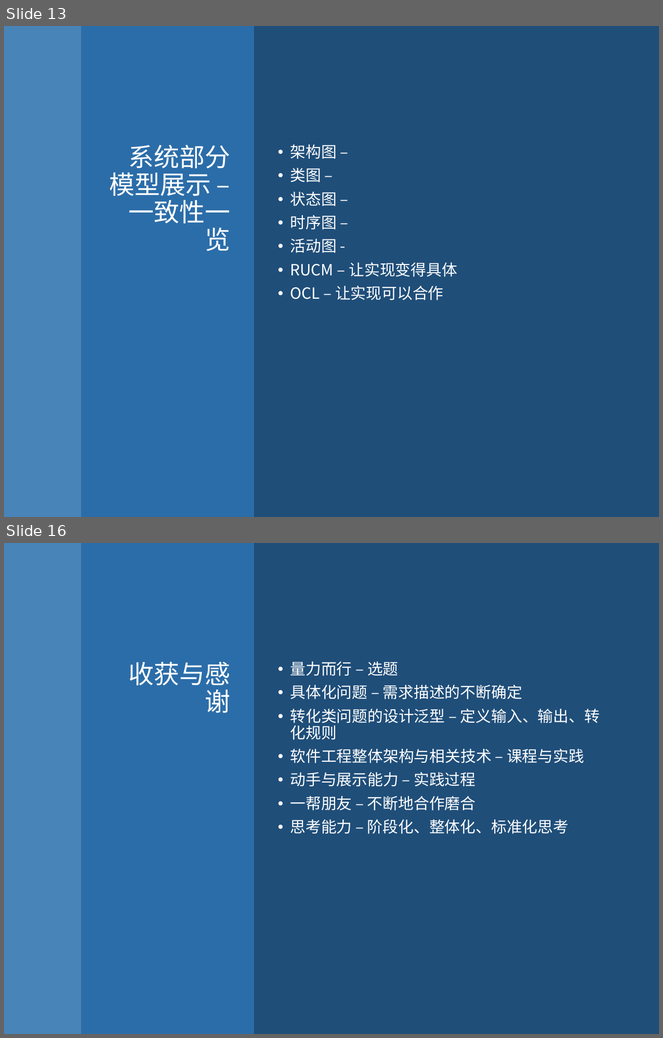
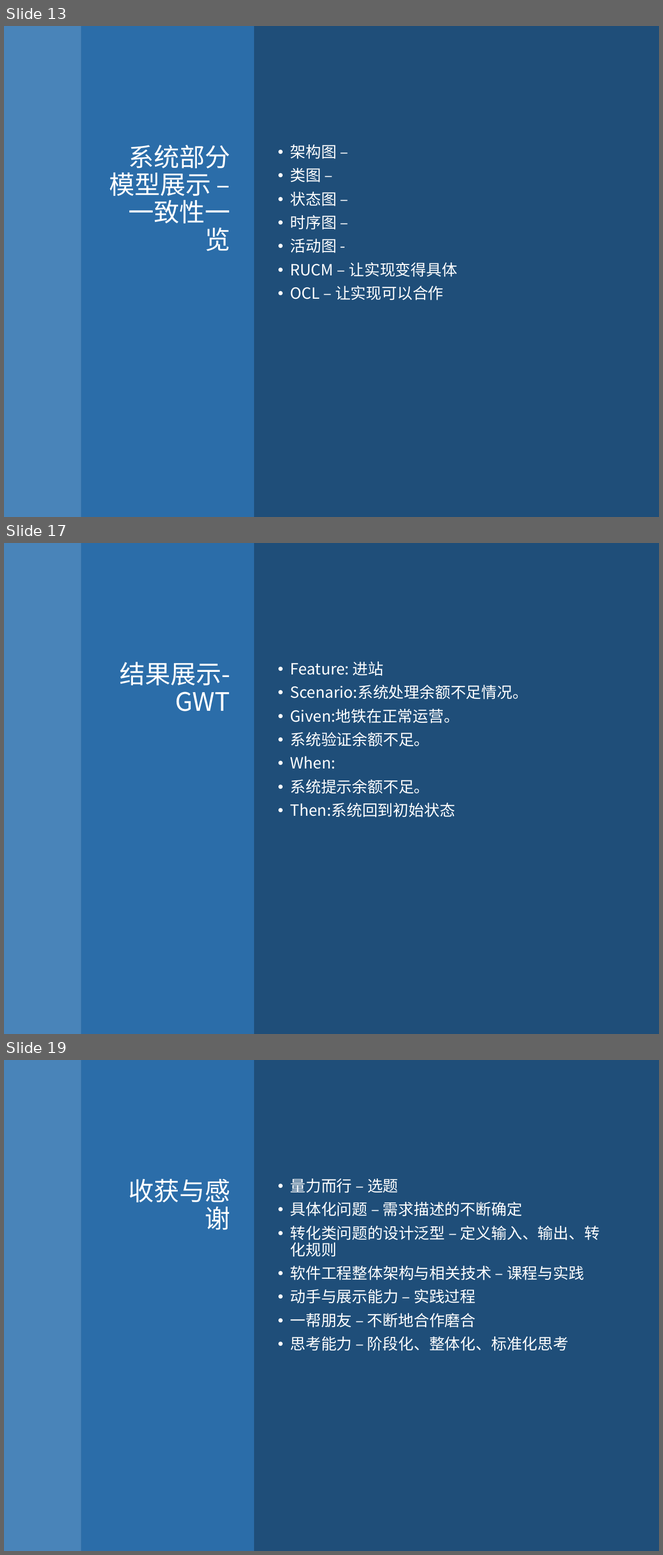
Before and after one commit to PatrickZad/AISRED, a slide deck: TEAM演示.pptx. Shown one above the other, each under a label of ours: slides 13 and 16 before the commit, slides 13, 17 and 19 after it; the slides between them are not shown. The pictures are 663x1038 and 663x1555 pixels, drawn with LibreOffice and Linux fonts; fonts in the diff are those of the drawing. Boxes give left, top, right and bottom in pixels: in the first picture for what was removed or moved away, otherwise in the second. Text is boxed around its words. In the diff, an @@ line names an element or a change of style, - is before the commit and + after.

```diff
--- a/TEAM演示.pptx
+++ b/TEAM演示.pptx
@@ slide 17 added at (x1=4, y1=543, x2=659, y2=1034), background #1F4E79 @@
@@ rectangle added at (x1=4, y1=543, x2=81, y2=1034), fill #5B9BD5 at 70% opacity @@
@@ rectangle added at (x1=81, y1=543, x2=254, y2=1034), fill #2E75B6 at 80% opacity @@
@@ title added at (x1=119, y1=662, x2=230, y2=711), 28 pt, text #FFFFFF @@
+结果展示-GWT
@@ text added at (x1=290, y1=662, x2=528, y2=818), 17 pt, text #FFFFFF @@
+• Feature: 进站
+• Scenario:系统处理余额不足情况。
+• Given:地铁在正常运营。
+• 系统验证余额不足。
+• When:
+• 系统提示余额不足。
+• Then:系统回到初始状态
@@ what was slide 16 is now slide 19 @@
```
Also in this commit, not shown: 2 slides changed, 2 other slides added, 2 other files.
